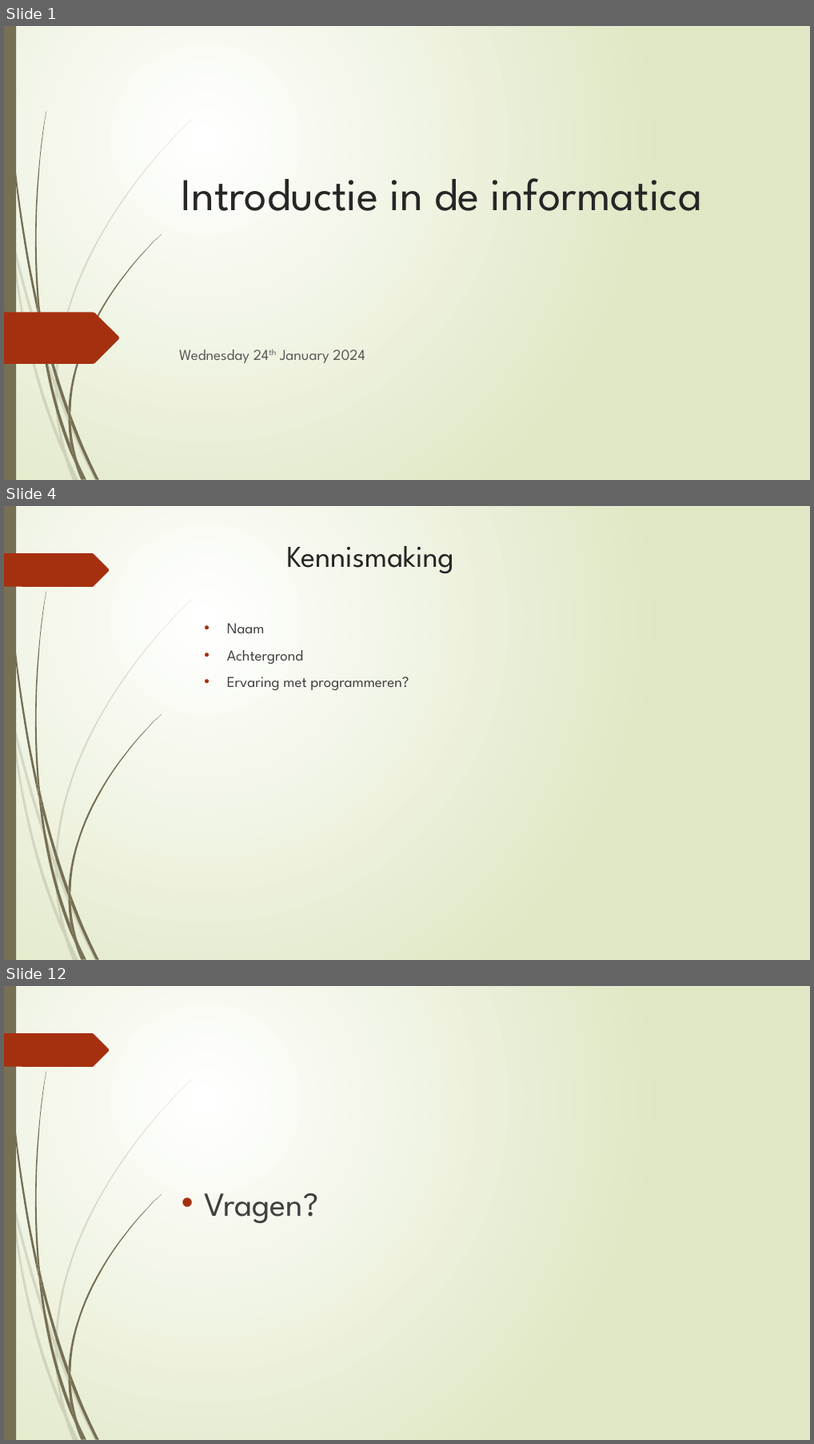
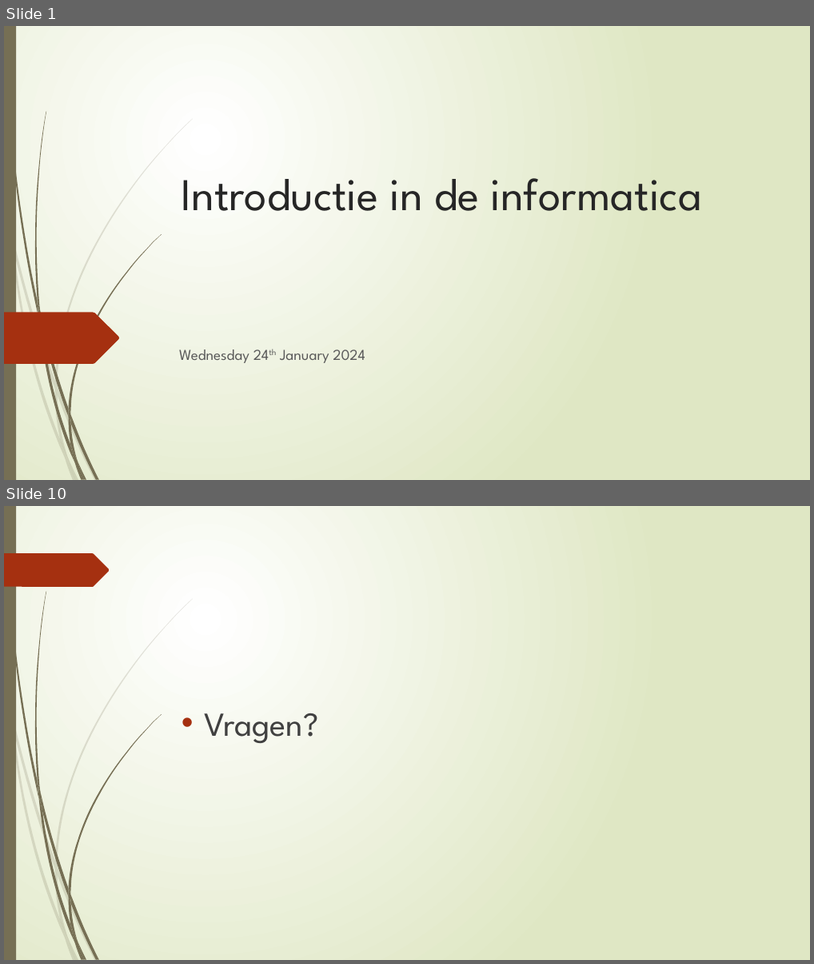
Before and after one commit to widjesh/Inleiding-in-de-Informatica, a slide deck: slides/24th Jan 2024.pptx. Shown one above the other, each under a label of ours: slides 1, 4 and 12 before the commit, slides 1 and 10 after it; the slides between them are not shown. The pictures are 814x1444 and 814x964 pixels, drawn with LibreOffice and Linux fonts; fonts in the diff are those of the drawing. Boxes give left, top, right and bottom in pixels: in the first picture for what was removed or moved away, otherwise in the second. Text is boxed around its words. In the diff, an @@ line names an element or a change of style, - is before the commit and + after.

```diff
--- a/slides/24th Jan 2024.pptx
+++ b/slides/24th Jan 2024.pptx
@@ slide 4 removed at bbox=[4, 506, 810, 960], background gradient #FFFFFF to #DFE8C4; not listed: 24 template elements that a slide beside it also shows @@
@@ title removed at bbox=[286, 546, 454, 574] @@
-Kennismaking
@@ text removed at bbox=[227, 623, 409, 690] @@
-• Naam
-• Achtergrond
-• Ervaring met programmeren?
@@ what was slide 12 is now slide 10 @@
```
Also in this commit, not shown: 8 slides added, 9 other slides removed.
